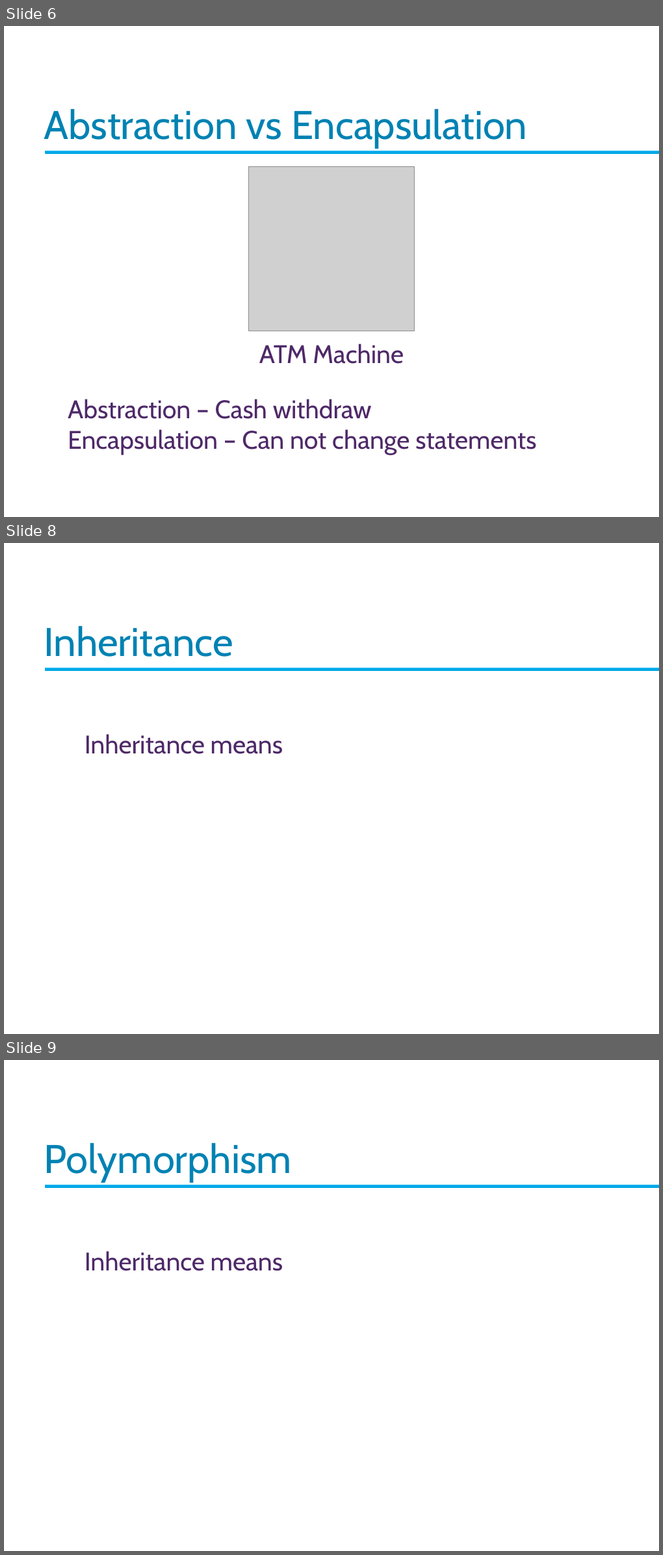
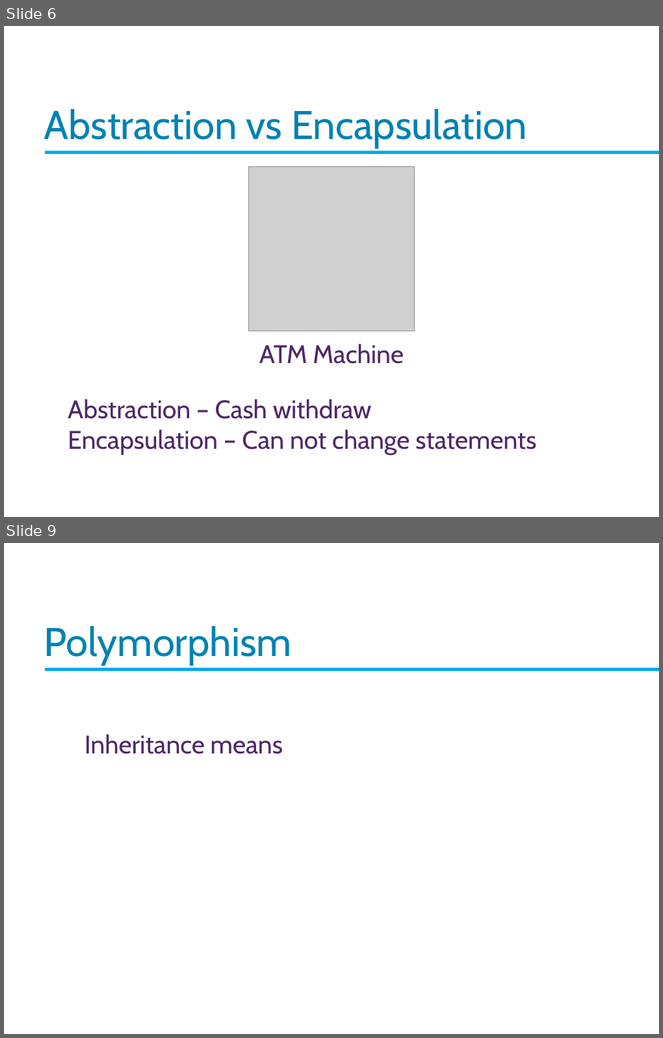
Before and after one commit to Imran4424/C-Plus-Plus-Object-Oriented, a slide deck: OOP.pptx. Shown one above the other, each under a label of ours: slides 6, 8 and 9 before the commit, slides 6 and 9 after it; the slides between them are not shown. The pictures are 663x1555 and 663x1038 pixels, drawn with LibreOffice and Linux fonts; fonts in the diff are those of the drawing; grey boxes stand for pictures; background and template pictures are left out. Boxes give left, top, right and bottom in pixels: in the first picture for what was removed or moved away, otherwise in the second. Text is boxed around its words. In the diff, an @@ line names an element or a change of style, - is before the commit and + after.

```diff
--- a/OOP.pptx
+++ b/OOP.pptx
@@ slide 8 removed at [4, 543, 659, 1034], background picture (left out) @@
@@ text removed at [44, 626, 233, 657] @@
-Inheritance
@@ rectangle removed at [46, 668, 659, 671] @@
@@ text removed at [85, 734, 283, 754] @@
-Inheritance means
```
Also in this commit, not shown: 1 slide changed, 1 slide added.
